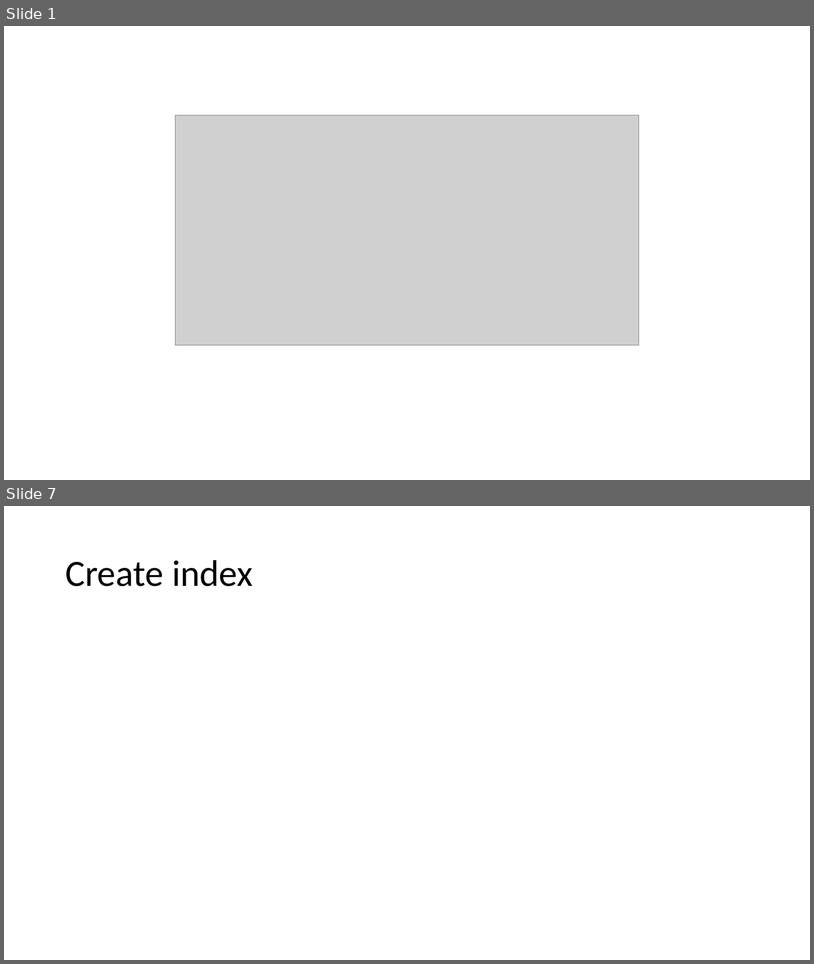
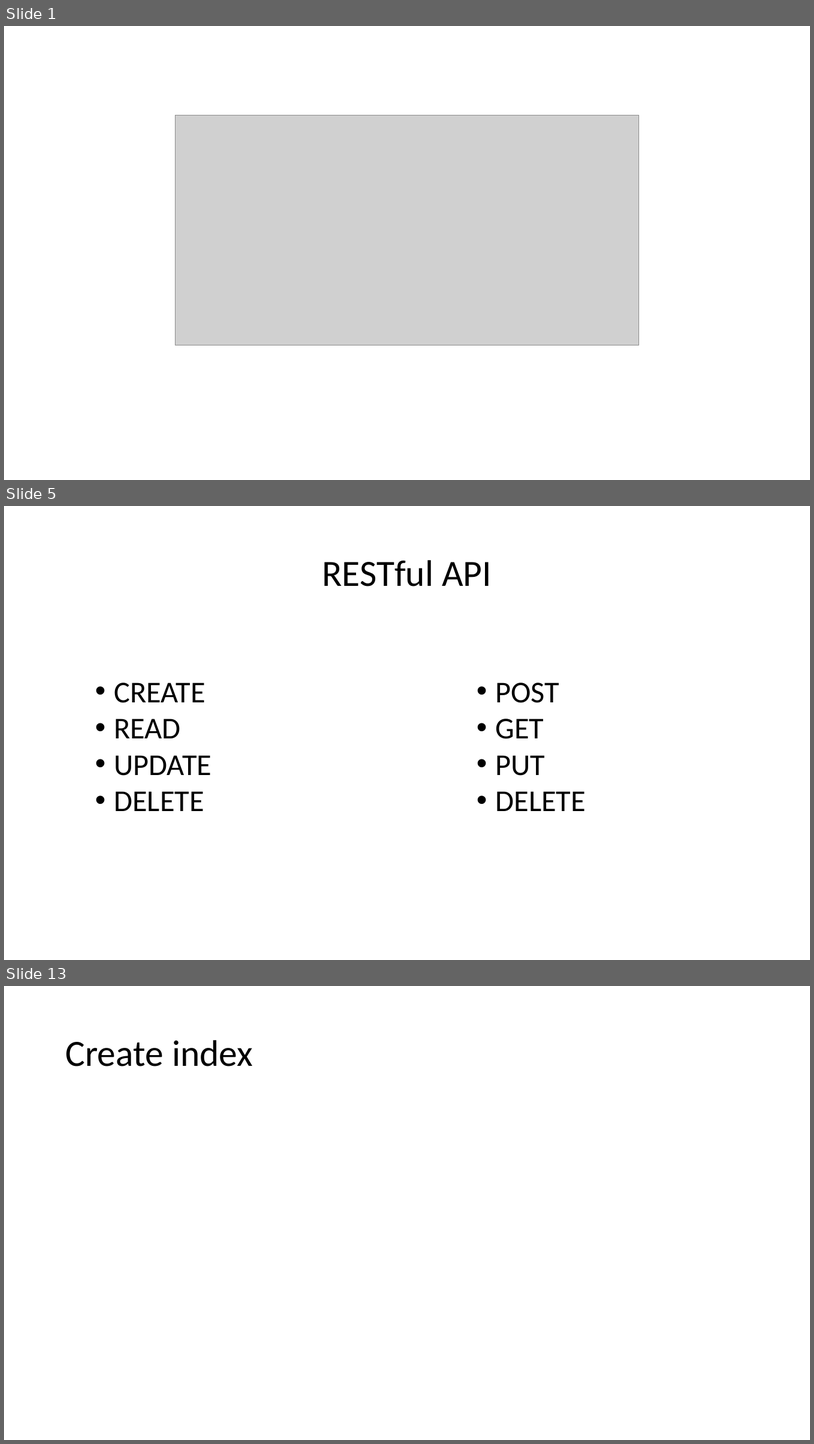
Before and after one commit to trunganhvu/Elasticsearch, a slide deck: SlideElasticSearch.pptx. Shown one above the other, each under a label of ours: slides 1 and 7 before the commit, slides 1, 5 and 13 after it; the slides between them are not shown. The pictures are 814x964 and 814x1444 pixels, drawn with LibreOffice and Linux fonts; fonts in the diff are those of the drawing; grey boxes stand for pictures. Boxes give left, top, right and bottom in pixels: in the first picture for what was removed or moved away, otherwise in the second. Text is boxed around its words. In the diff, an @@ line names an element or a change of style, - is before the commit and + after.

```diff
--- a/SlideElasticSearch.pptx
+++ b/SlideElasticSearch.pptx
@@ slide 5 added at (4, 506, 810, 960), background #FFFFFF @@
@@ title added at (322, 560, 492, 586), 44 pt, text #000000 @@
+RESTful API
@@ text added at (114, 682, 212, 811), 36 pt, text #000000 @@
+• CREATE
+• READ
+• UPDATE
+• DELETE
@@ text added at (495, 682, 585, 811), 36 pt, text #000000 @@
+• POST
+• GET
+• PUT
+• DELETE
@@ what was slide 7 is now slide 13 @@
```
Also in this commit, not shown: 1 slide changed, 9 other slides added, 4 slides removed.
